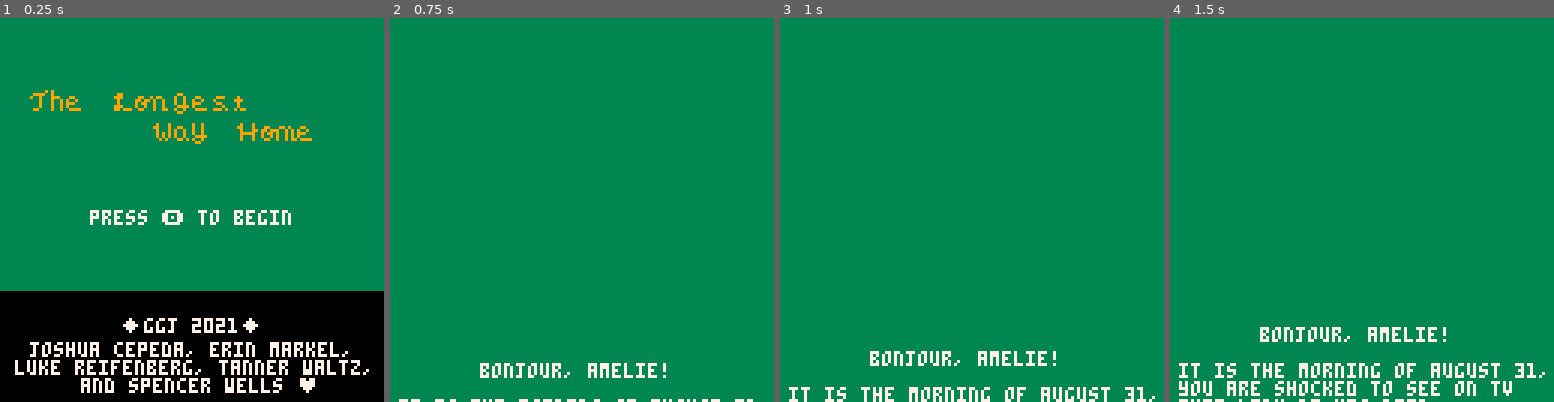
Above: before the commit, frames 1-4 (left to right).
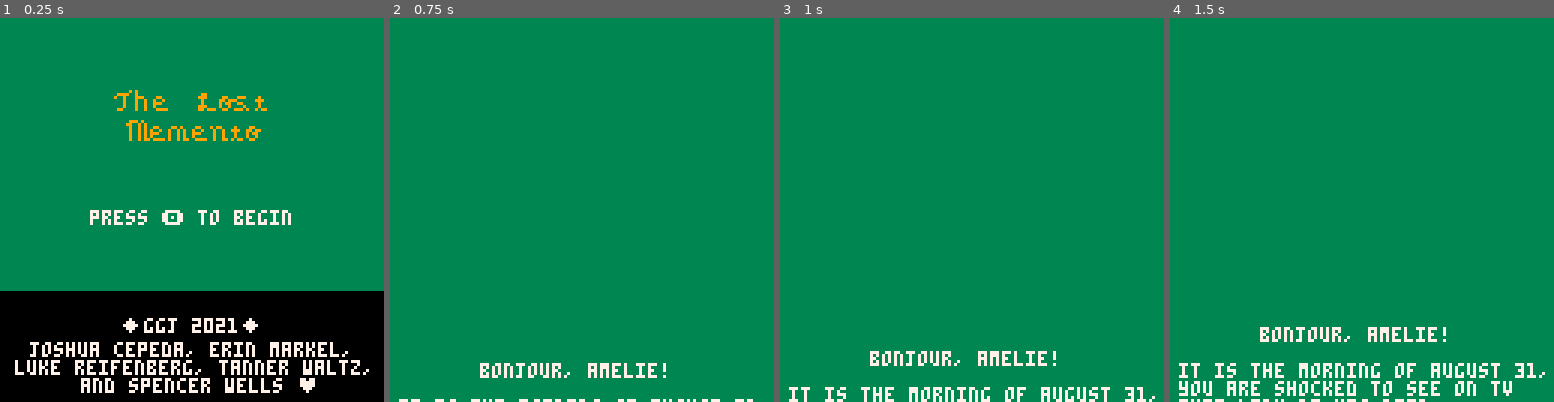
Above: after the commit, the same moments.

Repository: open-source-grilled-cheese/pacman-paris-undertale
Game: PICO-8 cartridge ggj.p8
Two runs of this game, one before a commit and one after it. Both use one fixed random seed, a clock stepped at 60 frames per second and the inputs below.
Inputs:
- Up to frame 1 (0.25 s): no input
- Up to frame 2 (0.75 s): tap O (Z key) at 0.7 s
- Up to frame 3 (1 s): no input
- Up to frame 4 (1.5 s): no input

The runs differ from the first frame. In frame 1, 1.8% of the frame differs, in the area x 7-82%, y 18-33%; in frame 2, nothing differs; in frame 3, nothing differs; in frame 4, nothing differs.

Commit message:
final title screen

Diff:
--- a/ggj.p8
+++ b/ggj.p8
@@ -829,9 +829,11 @@
 function _draw_title()
 	cls(0)
 	rectfill(0, 0, 128, 90, 3)
-	local line1 = {71, 72, 73, 122, 74, 75, 76, 108, 73, 124, 87}
-	local line2 = {88, 89, 90, 122, 91, 75, 92, 73}
-	local wx = 8
+				-- T   H   E   _    L   O    S    T
+	local line1 = {71, 72, 73, 122, 74, 75,  124, 87}
+				-- M   E   M   E    N   T   O
+	local line2 = {108, 73, 92, 73,  76, 87, 75}
+	local wx = 36
 	local wy = 24
 	for l in all(line1) do
 		spr(l, wx, wy, 1, 1)
@@ -839,9 +841,12 @@
 	end
 
 	wy += 10
-	wx = 50
+	wx = 42
 
 	for l in all(line2) do
+		if l == 75 then
+			wx -= 4
+		end
 		spr(l, wx, wy, 1, 1)
 		wx += 7
 	end
@@ -1135,11 +1140,11 @@
 00000000bbbb11111111bbbbbb55b66bbbbbbbbbbbbbbbbbbbb55b6646666666f66666646655666666666550f555555555555555111111111111111111111111
 00000000bbbbbbbbbbbbbbbbbbbbbbbbbbbbbbbbbbbbbb4444bbbbbbbbbbbbb9bb9bbbbbbbbbbbbbbbbbbbbbbbbbbbbbbbbbbbbbbbbbbbbbbbbbbbbb33611533
 00000000bbbbbbbfffbbbbbbbbbbbbbbbbbbbbbbbbbbb4fff4bbbbbbbbb9999bbb9bbbbbbbbbbbbbbbb99bbbbbbbbbbbbbbbbbbbbbbbbbbbbbbbbbbb33333333
-00000000bbbbbb4fff4bbbbbbbbbbbbbbbbbbbbbbbbbb4ffff4bbbbbbb9bb9bbbb999bbbb99bbbbbbb999bbbbbb99bbb9b99bbbbbbbbbbbbbbbbbbbb66666535
-00000000bbbbbbfffffbbbbbbbbbbbbbbbbbbbbbbbbbb4ffff4bbbbbbbbbb9bbbb9bb9bb9bb9bbbbbbb9bbbbbb99b99bb9bb9bbbbbbbbbbbbbbbbbbb33556333
-00000000bbbbbbfffffbbbbbbbbbbbbbbbbbbbbbbbbb4bffff44bbbbbbbbb9bbbb9bb9bb999bbbbbbbb9bbbbbb9b99bbb9bb9bbbbbbbbbbbbbbbbbbb33311336
-00000000bbbbbbbfffbbbbbbbbbbbbbbbbbbbbbbbbb4b777ffb4bbbbbbbbb9bbbb9bb9bb9bbbbbbbbb999bbbbb9bb9bbb9bb9bbbbbbbbbbaaabbbbbb33115336
-00000000bbbbbb73f37bbbbbbbbbbbbbbbbbbbbbbbb47b77fbb4bbbbbbb99bbbbb9bb9bbb9999bbbbb99b999bbb99bbbb9bb99bbbbbbbbaaabbbbbbb33115333
+00000000bbbbbb4fff4bbbbbbbbbbbbbbbbbbbbbbbbbb4ffff4bbbbbbb9bb9bbbb999bbbbb99bbbbbb999bbbbbb99bbb9b99bbbbbbbbbbbbbbbbbbbb66666535
+00000000bbbbbbfffffbbbbbbbbbbbbbbbbbbbbbbbbbb4ffff4bbbbbbbbbb9bbbb9bb9bbb9bb9bbbbbb9bbbbbb99b99bb9bb9bbbbbbbbbbbbbbbbbbb33556333
+00000000bbbbbbfffffbbbbbbbbbbbbbbbbbbbbbbbbb4bffff44bbbbbbbbb9bbbb9bb9bbb999bbbbbbb9bbbbbb9b99bbb9bb9bbbbbbbbbbbbbbbbbbb33311336
+00000000bbbbbbbfffbbbbbbbbbbbbbbbbbbbbbbbbb4b777ffb4bbbbbbbbb9bbbb9bb9bbb9bbbbbbbb999bbbbb9bb9bbb9bb9bbbbbbbbbbaaabbbbbb33115336
+00000000bbbbbb73f37bbbbbbbbbbbbbbbbbbbbbbbb47b77fbb4bbbbbbb99bbbbb9bb9bbbb9999bbbb99b999bbb99bbbb9bb99bbbbbbbbaaabbbbbbb33115333
 00000000bbbbb17fff71bbbbb777bbbbbbbbbbbbbbbbc777fcccbbbbbbbbbbbbbbbbbbbbbbbbbbbbbbbbbbbbbbbbbbbbbbbbbbbbbbbbbaafffbbbbbb33115333
 00000000bbbb7717f7177bbb77777bbbbbbbbbbbbbbbccfcccccbbbbbbbbbbbbbbbbbbbbbbbbbbbbbbbbbbbbbbbbbbbbbbbbbbbbbbbbbaffffbbbbbb33113333
 00000000bbb77717717777bb7ff777bbbbbbbbbbbbbbcffcccbfbbbbbbbbbbbbbb9bbb9bbbbbbbbb9bb9bbbbbb9bbb9bbbbbbbbbbbbbbaffffbbbbbb33131333
@@ -1149,14 +1154,14 @@
 00000000bbfbbb71717bbfbb77e77eebbbbbbbbbbbbbbbcccffbbbbbb9bbbbbbbb9b9b9bb9bb9bbbb9999bbbbb9bbb9b9bb9b9bbbbbbf8878ffbbbbb13113333
 00000000bbfbbb71717bbfbb7eeeeeeeebbbbbbbbbbbbbcccfbbbbbb9b99bbbbbbb9b9bbbb99b9bb9bb9bbbbbb9bbb9b9bb9b99bbbbff8878fffbbbb63313333
 00000000bbfbbb71717bbfbb7eeeeeeeebbbbbbbbbbbbbcccfbbbbbbbbbbbbbbbbbbbbbbbbbbbbbbb99bbbbbbbbbbbbbbbbbbbbbbbbff8878bbffbbb66611533
-00000000bbbbbb44444bbbbb7eeeeeeeeebbbbbbbbbbb44444bbbbbb6666666666666666666666666666666655555555bbbbbbbbbbbfb8888bbbfbbb55555555
-00000000bbbbbb55555bbbbb6eeebeeeeebbbbbbbbbbcccccccbbbbb6666666666666666666666666666666655555555bb99bbbbbbbfb8878bbbfbbb55555555
-00000000bbbbbb55555bbbbbeebbbeeeeebbbbbbbbbbbccccccbbbbb6666666666666666666666666666666655555555b9bb9bbbbbbfb88888bbfbbb55555555
-00000000bbbbbb55555bbbbbebbbbeeeeebbbbbbbbbbbccccccbbbbb5555555566665555555566666666666655555555b9bb9bbbbbffb88888bbfbbb55555555
-00000000bbbbbb55555bbbbbebbbbeeeeebbbbbbbbbbbcccccccbbbb5555555566655555555556666666666655555555b9bb9bbbbbbbb44444bbbbbb66655566
-00000000bbbbb55bb55bbbbbf5bbbeeeeebbbbbbbbbbccccccccbbbb6666666666655555555556666666666655555555bb9999bbbbbbb99999bbbbbb66666666
-00000000bbbbb55bb55bbbbb5b5bbeee2eebbbbbbbbbccccccccbbbb6666666666655566665556666666666655555555b9bb9bbbbbbbb99999bbbbbb66666666
-00000000bbbbb55bbb55bbbb5bbbbe22222ebbbbbbbccccccccccbbb6666666666655666665556666666666655555555bb99bbbbbbbbb999999bbbbb66666665
+00000000bbbbbb44444bbbbb7eeeeeeeeebbbbbbbbbbb44444bbbbbb6666666666666666666666666666666655555555b999b9bbbbbfb8888bbbfbbb55555555
+00000000bbbbbb55555bbbbb6eeebeeeeebbbbbbbbbbcccccccbbbbb666666666666666666666666666666665555555599bb9b9bbbbfb8878bbbfbbb55555555
+00000000bbbbbb55555bbbbbeebbbeeeeebbbbbbbbbbbccccccbbbbb6666666666666666666666666666666655555555b9bb9b9bbbbfb88888bbfbbb55555555
+00000000bbbbbb55555bbbbbebbbbeeeeebbbbbbbbbbbccccccbbbbb5555555566665555555566666666666655555555b9bb9b9bbbffb88888bbfbbb55555555
+00000000bbbbbb55555bbbbbebbbbeeeeebbbbbbbbbbbcccccccbbbb5555555566655555555556666666666655555555b9bb9b9bbbbbb44444bbbbbb66655566
+00000000bbbbb55bb55bbbbbf5bbbeeeeebbbbbbbbbbccccccccbbbb6666666666655555555556666666666655555555b9bb9b9bbbbbb99999bbbbbb66666666
+00000000bbbbb55bb55bbbbb5b5bbeee2eebbbbbbbbbccccccccbbbb6666666666655566665556666666666655555555b9bb9b99bbbbb99999bbbbbb66666666
+00000000bbbbb55bbb55bbbb5bbbbe22222ebbbbbbbccccccccccbbb6666666666655666665556666666666655555555bbbbbbbbbbbbb999999bbbbb66666665
 00000000bbbbb55bbb55bbbb5bbbb222222bbbbbbbccccccccccccbb666556666665566666655666bbbbbbbb555a5555bbbbbbbbbbbbb99bbb9bbbbb66666606
 00000000bbbbb55bbb55bbbb5bbbb222b22bbbbbbcccccccccccbbbb666556666665556666555666bbbbbbbb55555555bbbbbbbbbbbbb9bbbb9bbbbb66606666
 00000000bbbb555bbb55bbbb5bbbb22bb22bbbbbcccbfbbbbbfbbbbb666556666665555555555666bbbbbbbb555a5555b999bbbbbbbb99bbbb9bbbbb60066666
